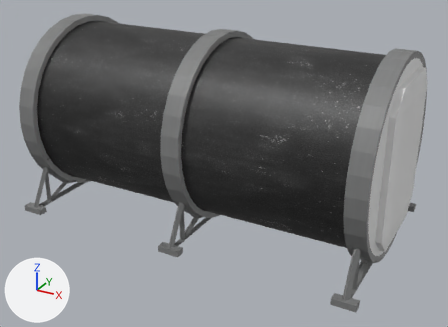
One commit to the Blender file Assets/homestead/models/greenhouse.blend: the scene before it, then after it.
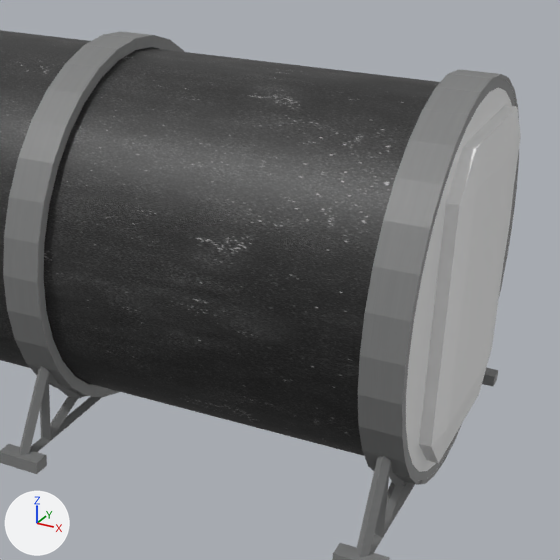
Old and new are each drawn whole from a 50 mm camera at (4.31, -7.74, 3.24) aimed at (0.16, -0.19, -0.53) and again close up on the part from 35% to 100% of the width and 4% to 92% of the height. Every picture has the same lights, and +X, +Y and +Z are marked at lower left.

The first close-up shows 'DoorCap', 'Foot', 'Glass', 'Leg', 'Ring', 'Ring.001', 'outerDoor'.
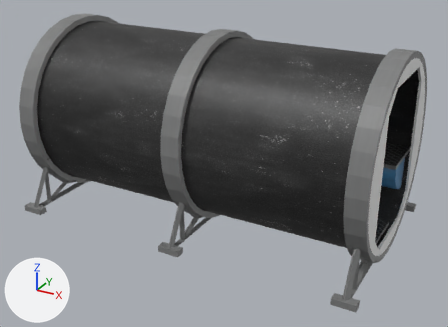
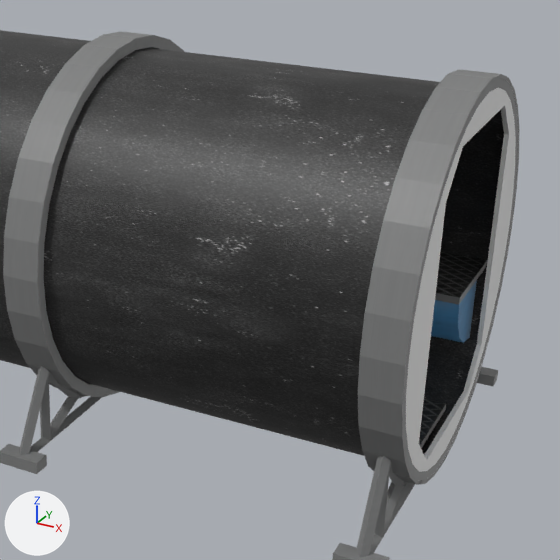
Pixel boxes [x1, y1, x2, y2] of what changed, in the close-ups (560 x 560 px):
'outerDoor', hidden: before [419, 105, 521, 463]
'rightTray', unchanged, uncovered by the edit: after [435, 252, 487, 305]
'Circle', unchanged, uncovered by the edit: after [431, 280, 477, 343]

What the commit changed:
Object 'outerDoor' (ob_outerdoor) is now hidden.
